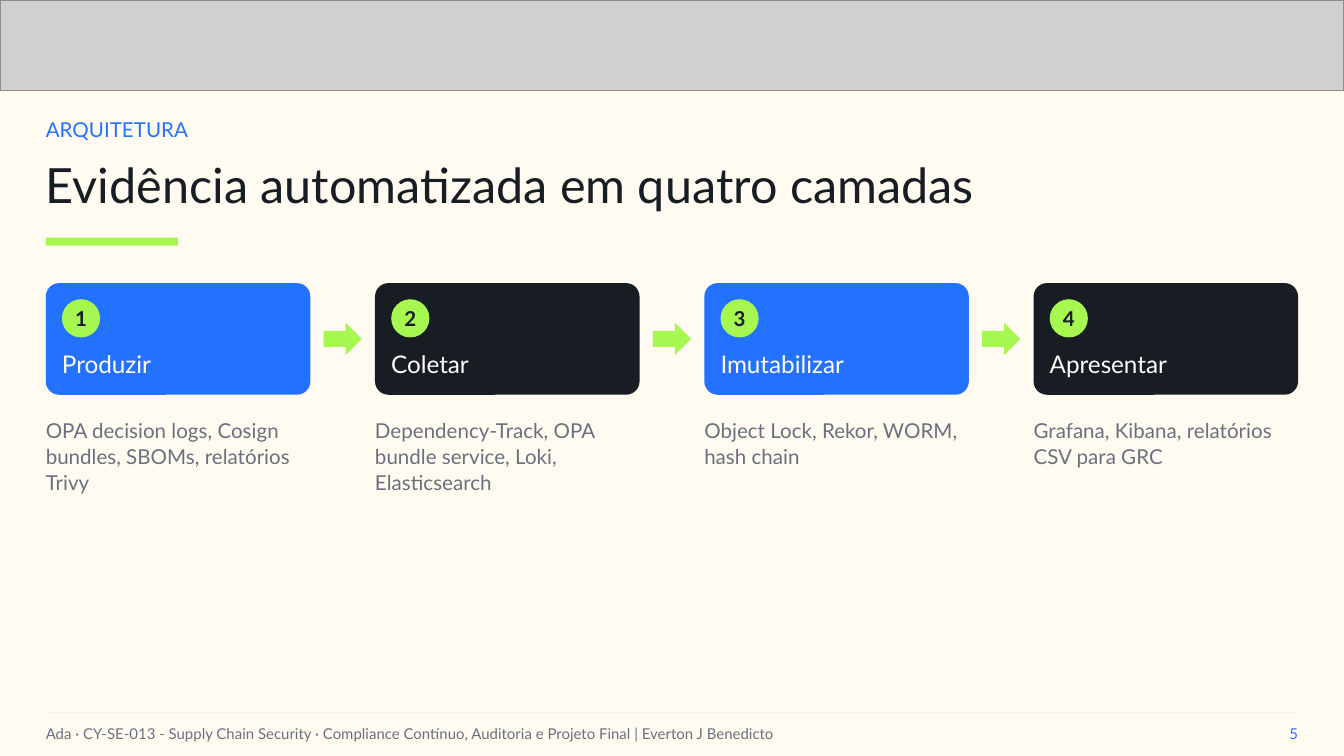
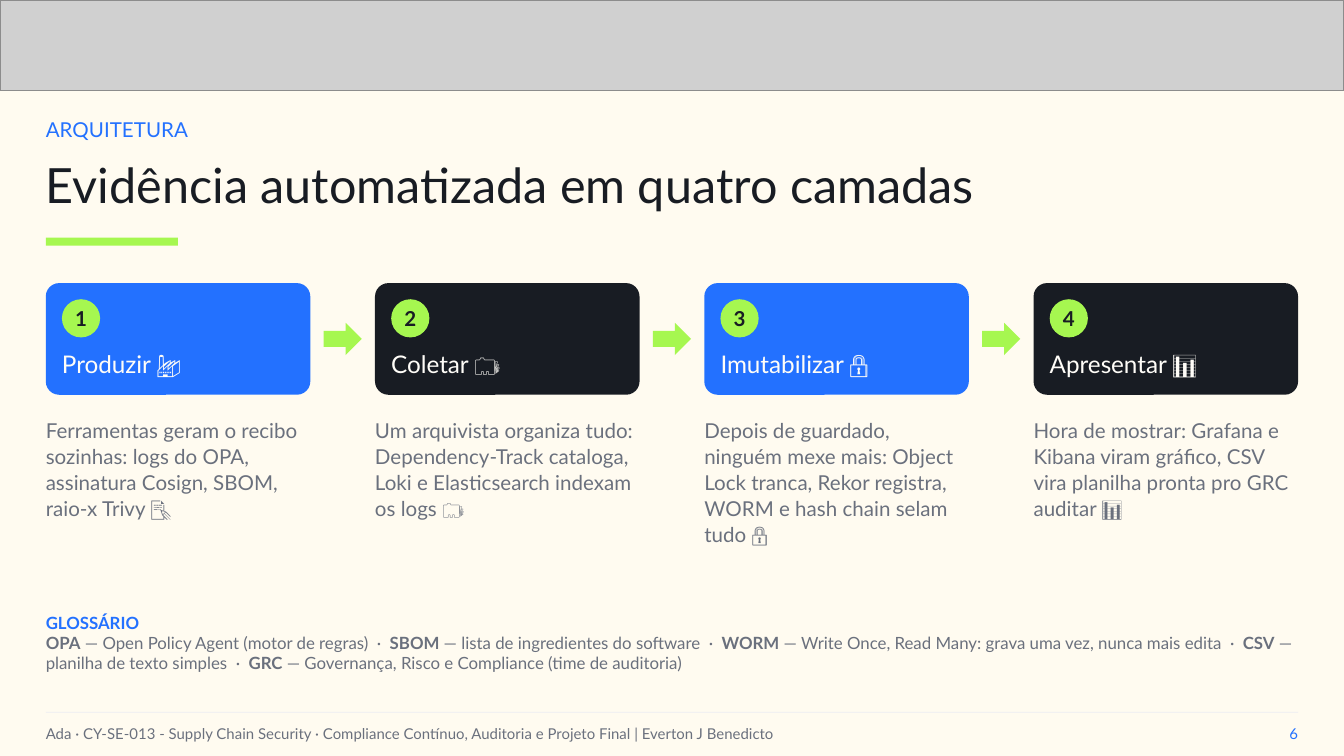
Before and after one commit to everton-dev/AdaTech.Aulas, a slide deck: slide 6 of CY-SE-013 - Supply Chain Security/slides/Aula_08_Compliance_Continuo_Auditoria_e_Projeto_Final.pptx (slide 5 before the commit). Drawn at 1344x756 pixels with LibreOffice and Linux fonts; fonts in the diff are those of the drawing; grey boxes stand for pictures. Boxes give left, top, right and bottom in pixels: in the first picture for what was removed or moved away, otherwise in the second. Text is boxed around its words. In the diff, an @@ line names an element or a change of style, - is before the commit and + after.

Commit message:
feat: enhance license policy and testing
- Updated license policy to differentiate OS packages from application dependencies.
- Added tests for ignoring OS packages and denying application packages incorrectly typed as libraries.
- Modified run scripts to generate JSON reports and optional HTML reports for vulnerability scans.
- Updated presentation slides for Aula 08.

```diff
--- a/CY-SE-013 - Supply Chain Security/slides/Aula_08_Compliance_Continuo_Auditoria_e_Projeto_Final.pptx
+++ b/CY-SE-013 - Supply Chain Security/slides/Aula_08_Compliance_Continuo_Auditoria_e_Projeto_Final.pptx
@@ text at [46,423,297,520]: text changed @@
-OPA decision logs, Cosign bundles, SBOMs, relatórios Trivy
+Ferramentas geram o recibo sozinhas: logs do OPA, assinatura Cosign, SBOM, raio-x Trivy 📝
@@ text at [375,423,633,520]: text changed @@
-Dependency-Track, OPA bundle service, Loki, Elasticsearch
+Um arquivista organiza tudo: Dependency-Track cataloga, Loki e Elasticsearch indexam os logs 🗂
@@ text at [704,423,953,542]: text changed @@
-Object Lock, Rekor, WORM, hash chain
+Depois de guardado, ninguém mexe mais: Object Lock tranca, Rekor registra, WORM e hash chain selam tudo 🔒
@@ text at [1034,423,1289,516]: text changed @@
-Grafana, Kibana, relatórios CSV para GRC
+Hora de mostrar: Grafana e Kibana viram gráfico, CSV vira planilha pronta pro GRC auditar 📊
@@ text added at [46,614,139,629], 9 pt, text #2371FF, bold @@
+GLOSSÁRIO
@@ text added at [46,636,1275,672], 9 pt, text #6A707D @@
+OPA — Open Policy Agent (motor de regras) · SBOM — lista de ingredientes do software · WORM — Write Once, Read Many: grava uma vez, nunca mais edita · CSV — planilha de texto simples · GRC — Governança, Risco e Compliance (time de auditoria)
@@ text at [1289,728,1298,739]: text changed @@
-5
+6
```
Also in this commit, not shown: 9 other slides changed, 1 slide added, 1 slide removed, 4 other files.
